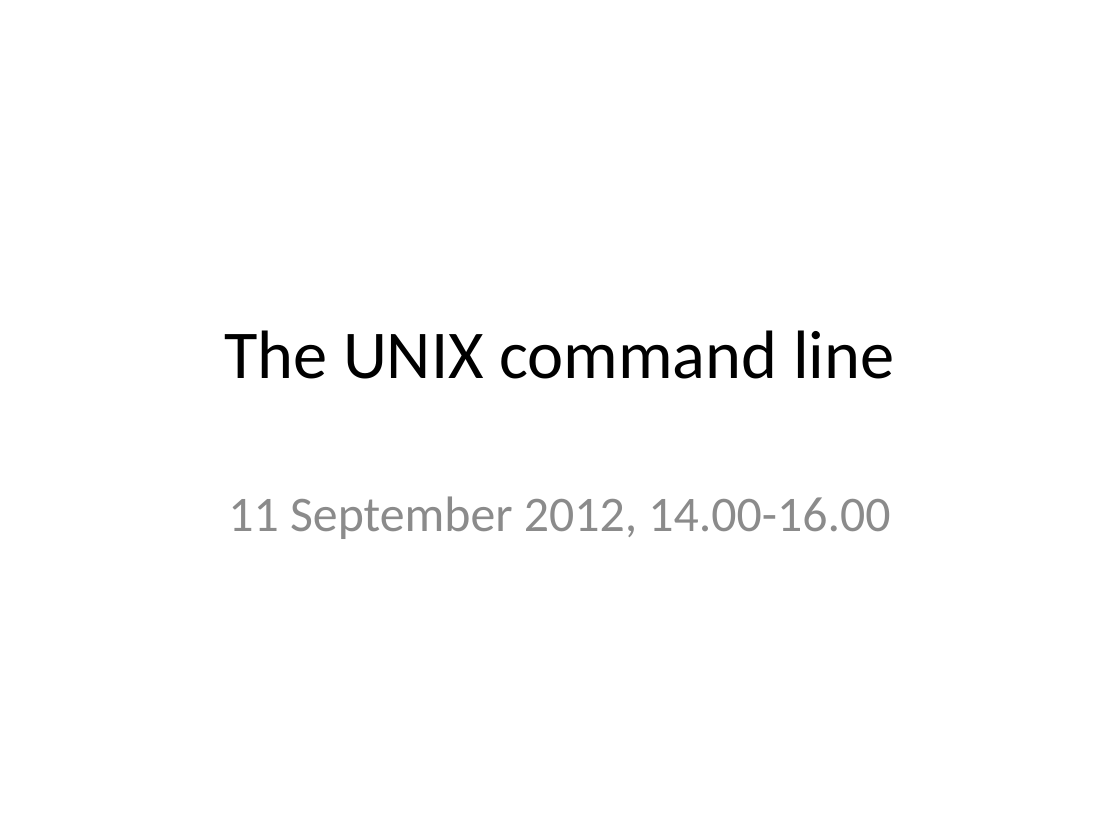
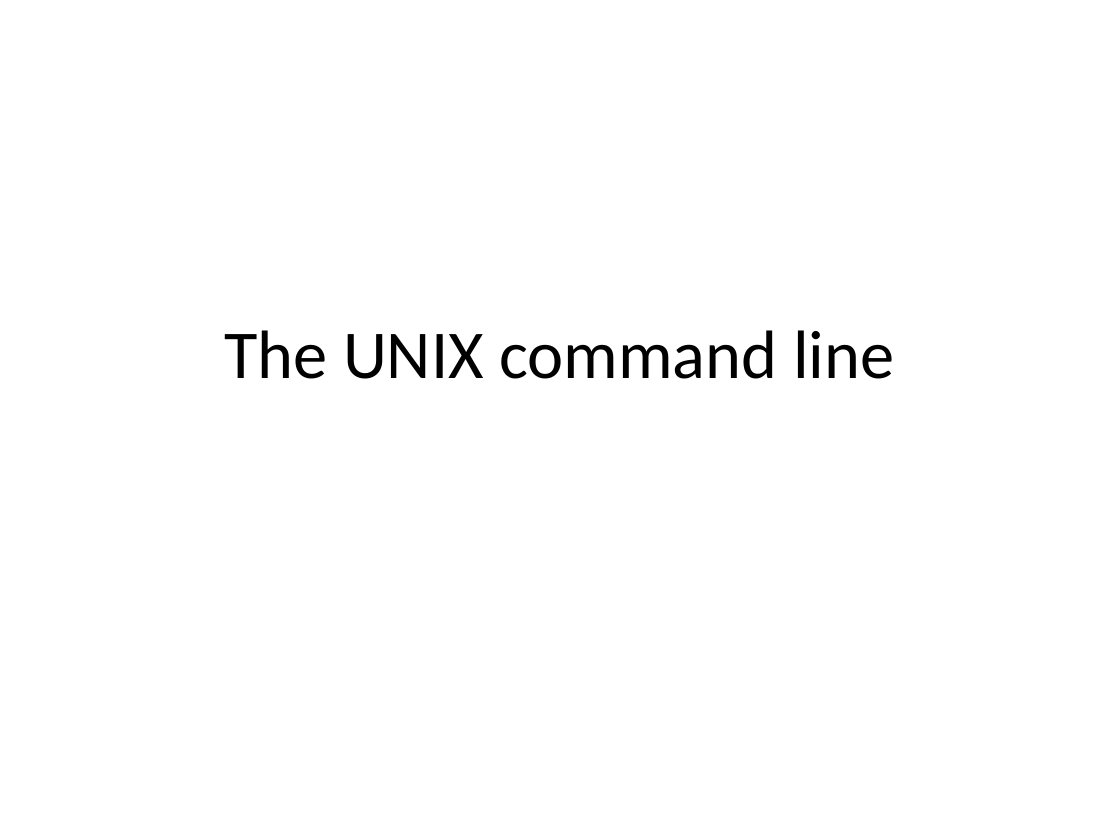
Before and after one commit to naturalis/arangs, a slide deck: slide 1 of doc/slides/day1/session3/UNIXCLI.pptx. Drawn at 1120x840 pixels with LibreOffice and Linux fonts; fonts in the diff are those of the drawing. Boxes give left, top, right and bottom in pixels: in the first picture for what was removed or moved away, otherwise in the second. Text is boxed around its words. In the diff, an @@ line names an element or a change of style, - is before the commit and + after.

```diff
--- a/doc/slides/day1/session3/UNIXCLI.pptx
+++ b/doc/slides/day1/session3/UNIXCLI.pptx
@@ subtitle removed at (x1=228, y1=496, x2=890, y2=539) @@
-11 September 2012, 14.00-16.00
```
Also in this commit, not shown: 1 other slide changed.
